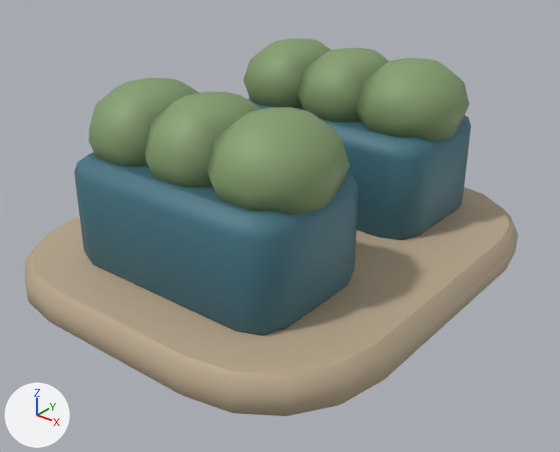
The glTF model assets/models/regions/ocean_fuel_1.glb: old version first, new version second.
Before and after are seen from a 50 mm lens placed at (-1.92, -2.79, 2.3), pointed at (-4.43, 0.35, 0.35). Arrows for +X, +Y and +Z are at lower left; the lights stay in place. The picture after the commit comes second. Vertices at exactly the same position are counted once.

In view in the first picture: 'Fuel1'.
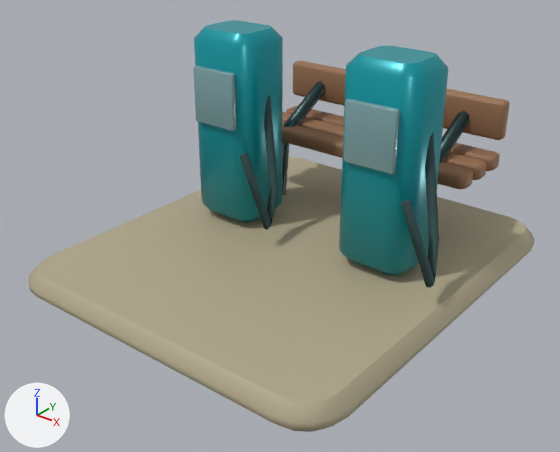
Patch to the scene script:
```diff
--- a/assets/models/regions/ocean_fuel_1.glb.py
+++ b/assets/models/regions/ocean_fuel_1.glb.py
@@ mat_metal @@
+mat_metal = bpy.data.materials.new('Metal')
+mat_metal.use_nodes = True; mat_metal.node_tree.nodes.clear()
+_N = mat_metal.node_tree.nodes; _L = mat_metal.node_tree.links
+n0 = _N.new('ShaderNodeBsdfPrincipled'); n0.name = 'Principled BSDF'
+n0.inputs[1].default_value = 0.63  # 'Metallic'
+n0.inputs[2].default_value = 0.34  # 'Roughness'
+n1 = _N.new('ShaderNodeOutputMaterial'); n1.name = 'Material Output'
+n2 = _N.new('ShaderNodeVertexColor'); n2.name = 'Color Attribute'
+_L.new(n0.outputs[0], n1.inputs[0])  # 'BSDF' to 'Surface'
+_L.new(n2.outputs[0], n0.inputs[0])  # 'Color' to 'Base Color'
@@ mat_paint @@
+mat_paint = bpy.data.materials.new('Paint')
+mat_paint.use_nodes = True; mat_paint.node_tree.nodes.clear()
+_N = mat_paint.node_tree.nodes; _L = mat_paint.node_tree.links
+n0 = _N.new('ShaderNodeBsdfPrincipled'); n0.name = 'Principled BSDF'
+n0.inputs[1].default_value = 0.24  # 'Metallic'
+n0.inputs[2].default_value = 0.3  # 'Roughness'
+n1 = _N.new('ShaderNodeOutputMaterial'); n1.name = 'Material Output'
+n2 = _N.new('ShaderNodeVertexColor'); n2.name = 'Color Attribute'
+_L.new(n0.outputs[0], n1.inputs[0])  # 'BSDF' to 'Surface'
+_L.new(n2.outputs[0], n0.inputs[0])  # 'Color' to 'Base Color'
@@ mat_rubber @@
+mat_rubber = bpy.data.materials.new('Rubber')
+mat_rubber.use_nodes = True; mat_rubber.node_tree.nodes.clear()
+_N = mat_rubber.node_tree.nodes; _L = mat_rubber.node_tree.links
+n0 = _N.new('ShaderNodeBsdfPrincipled'); n0.name = 'Principled BSDF'
+n0.inputs[2].default_value = 0.84  # 'Roughness'
+n1 = _N.new('ShaderNodeOutputMaterial'); n1.name = 'Material Output'
+n2 = _N.new('ShaderNodeVertexColor'); n2.name = 'Color Attribute'
+_L.new(n0.outputs[0], n1.inputs[0])  # 'BSDF' to 'Surface'
+_L.new(n2.outputs[0], n0.inputs[0])  # 'Color' to 'Base Color'
@@ mat_tint @@
+mat_tint = bpy.data.materials.new('Tint')
+mat_tint.use_nodes = True; mat_tint.node_tree.nodes.clear()
+_N = mat_tint.node_tree.nodes; _L = mat_tint.node_tree.links
+n0 = _N.new('ShaderNodeBsdfPrincipled'); n0.name = 'Principled BSDF'
+n0.inputs[1].default_value = 0.11  # 'Metallic'
+n0.inputs[2].default_value = 0.22  # 'Roughness'
+n1 = _N.new('ShaderNodeOutputMaterial'); n1.name = 'Material Output'
+n2 = _N.new('ShaderNodeVertexColor'); n2.name = 'Color Attribute'
+_L.new(n0.outputs[0], n1.inputs[0])  # 'BSDF' to 'Surface'
+_L.new(n2.outputs[0], n0.inputs[0])  # 'Color' to 'Base Color'
@@ me_fuel1 @@
-me_fuel1.from_pydata(...)  # 536 vertices, 1036 faces; spans x -5.66..-3.38, y -0.86..1.82, z 0.03..1.21
+me_fuel1.from_pydata(...)  # 764 vertices, 1476 faces; spans x -5.53..-3.37, y -0.73..1.75, z 0.0..1.36
+# me_fuel1 part 1: the loose piece of 80 vertices spanning x -5.66..-3.38, y -0.86..1.82, z 0.03..0.25 is rebuilt with 80 vertices and now spans x -5.53..-3.37, y -0.73..1.75, z 0.0..0.16
+# me_fuel1 part 2: 6 loose pieces with 332 vertices, spanning x -5.28..-3.76, y -0.52..1.52, z 0.19..1.21, are deleted
+# me_fuel1 part 3: 124 vertices removed from x -5.28..-3.82, y 0.74..1.61, z 0.19..1.21; 684 vertices added at x -5.25..-3.46, y 0.38..1.6, z 0.15..1.36
 me_fuel1.materials.append(mat_ceramic)
+me_fuel1.materials.append(mat_paint)
+me_fuel1.materials.append(mat_tint)
+me_fuel1.materials.append(mat_rubber)
+me_fuel1.materials.append(mat_metal)
```

Pixel boxes (x1, y1, x2, y2) of what changed, in the pictures (560 x 452 px):
'Fuel1', reshaped (9% taller)
    before: (24, 38, 518, 416)
    after: (29, 20, 535, 432)
part 1 of me_fuel1, rebuilt
    before: (24, 187, 518, 416)
    after: (29, 157, 535, 432)
part 2 of me_fuel1, deleted
    before: (74, 48, 469, 336)
part 3 of me_fuel1, reshaped
    before: (243, 38, 471, 240)
    after: (193, 20, 510, 288)
